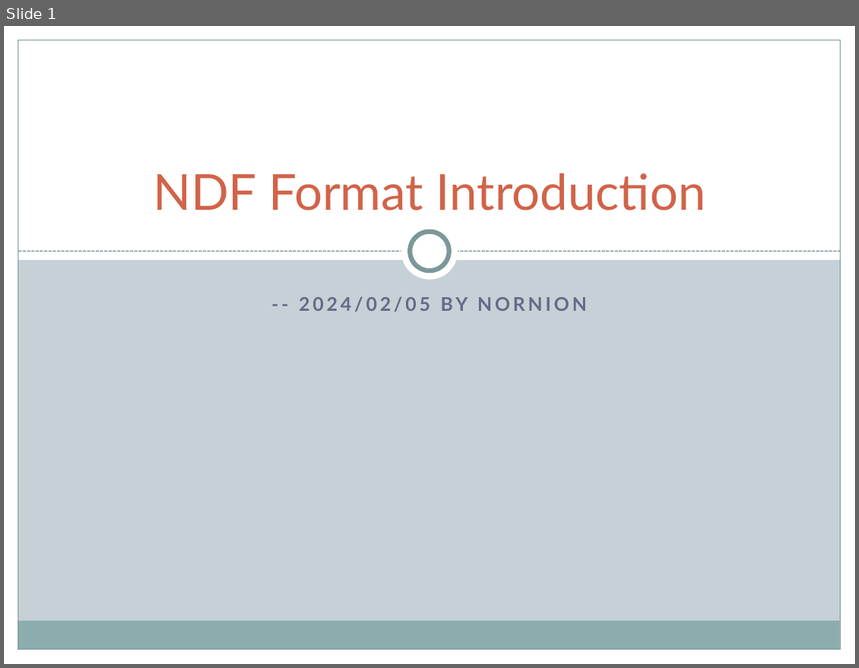
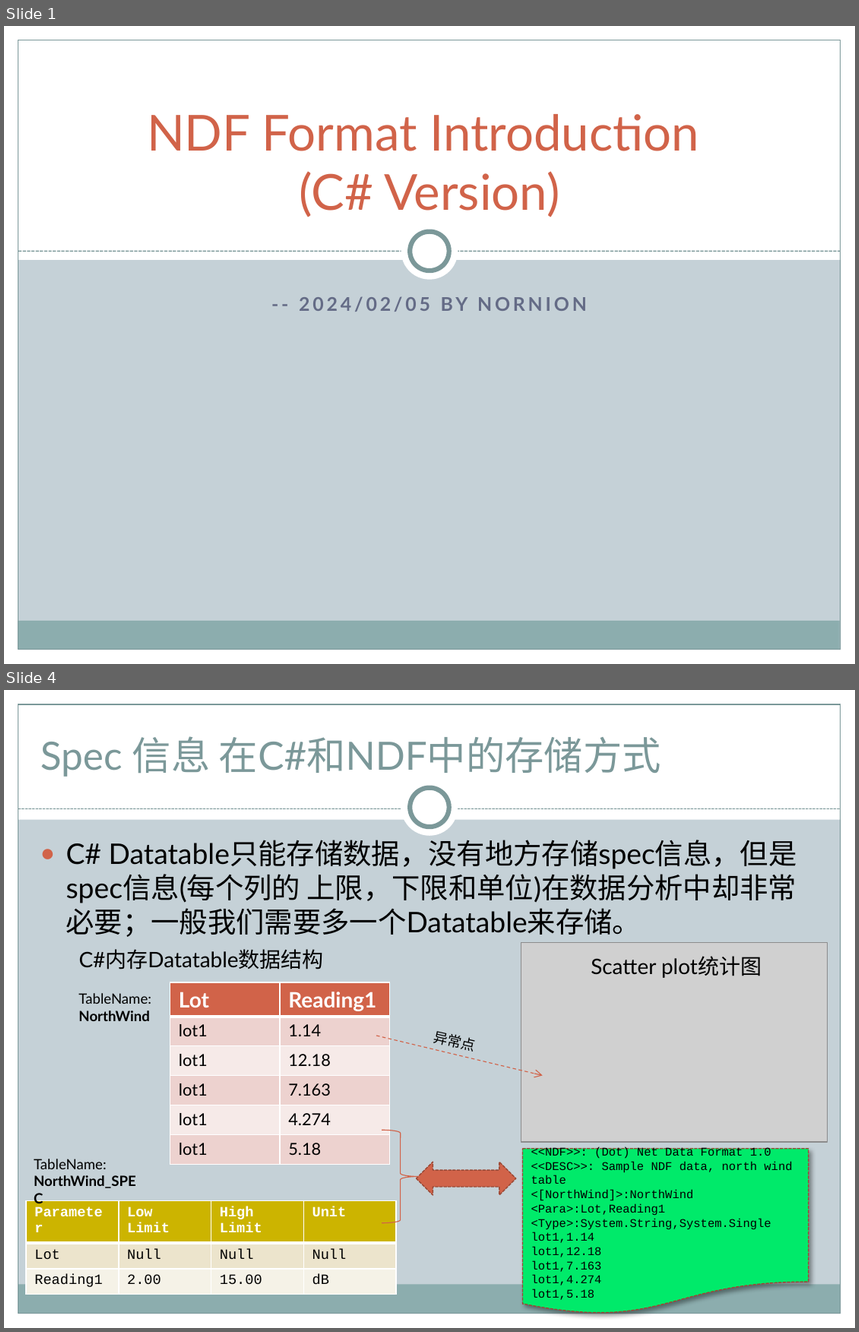
Before and after one commit to nornion/NDF_Format, a slide deck: NDF_Introduction.pptx. Shown one above the other, each under a label of ours: slide 1 before the commit, slides 1 and 4 after it; the slides between them are not shown. The pictures are 859x668 and 859x1332 pixels, drawn with LibreOffice and Linux fonts; fonts in the diff are those of the drawing; grey boxes stand for pictures. Boxes give left, top, right and bottom in pixels: in the first picture for what was removed or moved away, otherwise in the second. Text is boxed around its words. In the diff, an @@ line names an element or a change of style, - is before the commit and + after.

Commit message:
Updated NDF introduction slides.

```diff
--- a/NDF_Introduction.pptx
+++ b/NDF_Introduction.pptx
@@ slide 4 added at [4, 690, 855, 1328], background #C5D1D7; not listed: 5 template elements that a slide beside it also shows @@
@@ rectangle added at [4, 690, 855, 819], fill #FFFFFF @@
@@ title added at [40, 736, 661, 777], 33 pt, text #7C999A @@
+Spec 信息 在C#和NDF中的存储方式
@@ ellipse added at [401, 780, 458, 837], fill #FFFFFF @@
@@ ellipse added at [410, 788, 449, 827], fill #FFFFFF, outline #7C999A 4 pt @@
@@ line added from (18, 809) to (841, 809), #7C999A 0.75 pt dashed @@
@@ text added at [66, 840, 797, 937], 24 pt, text #000000 @@
+● C# Datatable只能存储数据，没有地方存储spec信息，但是spec信息(每个列的 上限，下限和单位)在数据分析中却非常必要；一般我们需要多一个Datatable来存储。
@@ text added at [79, 949, 324, 970], 18 pt, text #000000 @@
+C#内存Datatable数据结构
@@ picture added at [522, 943, 828, 1142] @@
@@ text added at [591, 956, 762, 978], 18 pt, text #000000 @@
+Scatter plot统计图
@@ table added at [170, 983, 389, 1165], 6 rows, 2 columns @@
+Lot | Reading1
+lot1 | 1.14
+lot1 | 12.18
+lot1 | 7.163
+lot1 | 4.274
+lot1 | 5.18
@@ text added at [78, 993, 151, 1021], 12 pt, text #000000 @@
+TableName:
+NorthWind
@@ text added at [433, 1031, 474, 1052], 12 pt, text #000000 @@
+异常点
@@ arrow added from (376, 1036) to (543, 1075), #D16349 0.75 pt dashed @@
@@ right brace added at [382, 1130, 420, 1223], outline #D16349 0.75 pt @@
@@ text added at [34, 1159, 136, 1189], 12 pt, text #000000, bold @@
+TableName:
+NorthWind_SPEC
@@ left right arrow added at [416, 1163, 515, 1195], fill #D16349, outline #9B4936 0.9 pt dashed @@
@@ flow chart document added at [522, 1149, 808, 1315], fill #00EA6A, outline #9B4936 0.9 pt dashed, 10 pt, text #000000 @@
+<<NDF>>: (Dot) Net Data Format 1.0
+<<DESC>>: Sample NDF data, north wind table
+<[NorthWind]>:NorthWind
+<Para>:Lot,Reading1
+<Type>:System.String,System.Single
+lot1,1.14
+lot1,12.18
+lot1,7.163
+lot1,4.274
+lot1,5.18
@@ table added at [26, 1201, 397, 1290], 3 rows, 4 columns @@
+Parameter | Low Limit | High Limit | Unit
+Lot | Null | Null | Null
+Reading1 | 2.00 | 15.00 | dB
@@ slide 1 changed as well @@
@@ title at [147, 114, 700, 218]: text changed @@
-NDF Format Introduction
+NDF Format Introduction
+(C# Version)
```
Also in this commit, not shown: 1 other slide changed, 5 other slides added, 1 slide removed, 1 other file.
